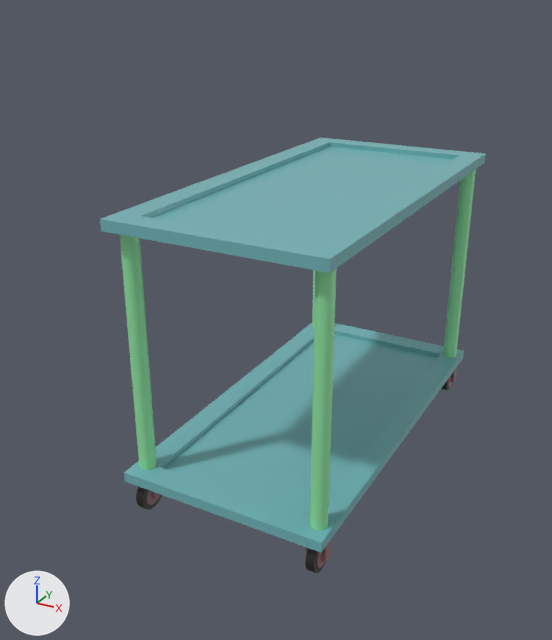
Two versions of the FBX model Assets/Models/Environment/WheeledTray.fbx, one commit apart.
The view is the same before and after, from a 50 mm camera at (0.76, -1.616, 1.136) aimed at (-0.072, -0.103, 0.38). Lighting does not change. The marker at lower left points along +X, +Y and +Z.

Names of what the first picture shows: 'LowerTray', 'Supports', 'UpperTray', 'Wheel.000', 'Wheel.001', 'Wheel.003'.
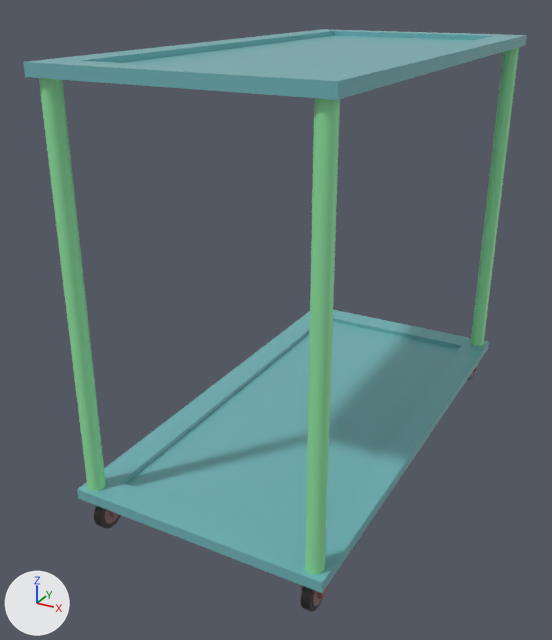
Where the change shows, as pixel boxes [x1, y1, x2, y2] in the pictures (552 x 640 px; the box of a moved part takes in the faces that stretch with it):
'LowerTray', mesh rescaled (21% wider, 23% taller): before [124, 323, 464, 553]; after [77, 310, 489, 593]
'UpperTray', mesh rescaled, moved (30% wider, 47% shorter): before [100, 138, 486, 273]; after [23, 29, 527, 100]
'Supports', reshaped (35% wider, 46% taller): before [120, 169, 476, 530]; after [39, 47, 519, 575]
'Wheel.000', moved: before [305, 540, 331, 573]; after [300, 585, 327, 612]
'Wheel.001', moved: before [136, 487, 162, 509]; after [94, 506, 121, 528]
'Wheel.003', moved: before [441, 367, 457, 390]; after [468, 365, 478, 380]
part 1 of me_tray, moved or reshaped: before [100, 138, 486, 553]; after [23, 29, 527, 593]
part 2 of me_cylinder_001, moved or reshaped: before [310, 268, 337, 530]; after [305, 98, 340, 575]
part 3 of me_cylinder_001, moved or reshaped: before [120, 235, 157, 470]; after [39, 78, 106, 491]
part 4 of me_cylinder_001, moved or reshaped: before [443, 169, 476, 358]; after [471, 47, 519, 346]
part 5 of me_cylinder_001, moved or reshaped (not visible afterwards): before [312, 270, 315, 327]

The change, as a diff of the scene's bpy script:
```diff
--- a/Assets/Models/Environment/WheeledTray.fbx.py
+++ b/Assets/Models/Environment/WheeledTray.fbx.py
@@ me_cylinder_001 @@
 me_cylinder_001.from_pydata(...)  # 64 vertices, 40 faces; spans x -0.24..0.24, y -0.47..0.47, z 0.0..0.572
 # used by ob_supports; location = (0.0, 0.0, 0.115)
+# me_cylinder_001 part 2: the loose piece of 16 vertices spanning x 0.2..0.24, y -0.47..-0.43, z 0.0..0.572 is scaled about its middle by (1, 1, 1.52), then moved by (0.05, -0.12, 0.15)
+# me_cylinder_001 part 3: the loose piece of 16 vertices spanning x -0.24..-0.2, y -0.47..-0.43, z 0.0..0.572 is scaled about its middle by (1, 1, 1.52), then moved by (-0.05, -0.12, 0.15)
+# me_cylinder_001 part 4: the loose piece of 16 vertices spanning x 0.2..0.24, y 0.43..0.47, z 0.0..0.572 is scaled about its middle by (1, 1, 1.52), then moved by (0.05, 0.12, 0.15)
+# me_cylinder_001 part 5: the loose piece of 16 vertices spanning x -0.24..-0.2, y 0.43..0.47, z 0.0..0.572 is scaled about its middle by (1, 1, 1.52), then moved by (-0.05, 0.12, 0.15)
 me_cylinder_001.materials.append(mat_supports)
@@ me_tray @@
 me_tray.from_pydata(...)  # 16 vertices, 14 faces; spans x -0.25..0.25, y -0.5..0.5, z -0.013..0.013
 # used by ob_lowertray; location = (0.0, 0.0, 0.102)
+# me_tray part 1: the whole mesh is scaled about its middle by (1.2, 1.2, 1)
 me_tray.materials.append(mat_tray)
@@ ob_wheel_001 @@
 ob_wheel_001 = bpy.data.objects.new('Wheel.001', me_wheel_002)
-ob_wheel_001.location = (-0.22, -0.45, 0.0)
+ob_wheel_001.location = (-0.26, -0.55, 0.0)
@@ ob_wheel_000 @@
 ob_wheel_000 = bpy.data.objects.new('Wheel.000', me_wheel_001)
-ob_wheel_000.location = (0.22, -0.45, 0.0)
+ob_wheel_000.location = (0.26, -0.55, 0.0)
@@ ob_wheel_003 @@
 ob_wheel_003 = bpy.data.objects.new('Wheel.003', me_wheel_004)
-ob_wheel_003.location = (0.22, 0.45, 0.0)
+ob_wheel_003.location = (0.26, 0.55, 0.0)
@@ ob_uppertray @@
 ob_uppertray = bpy.data.objects.new('UpperTray', me_tray)
-ob_uppertray.location = (0.0, 0.0, 0.7)
+ob_uppertray.location = (0.0, 0.0, 1.0)
```
